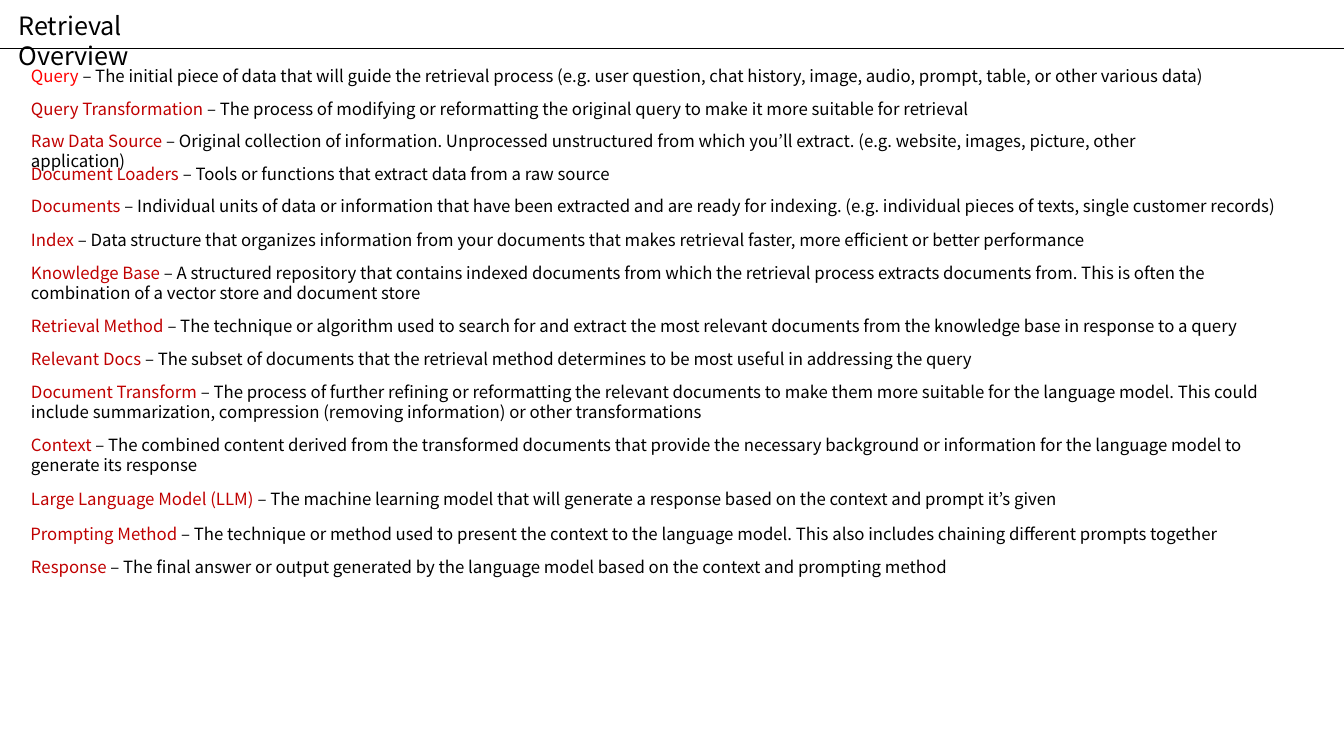
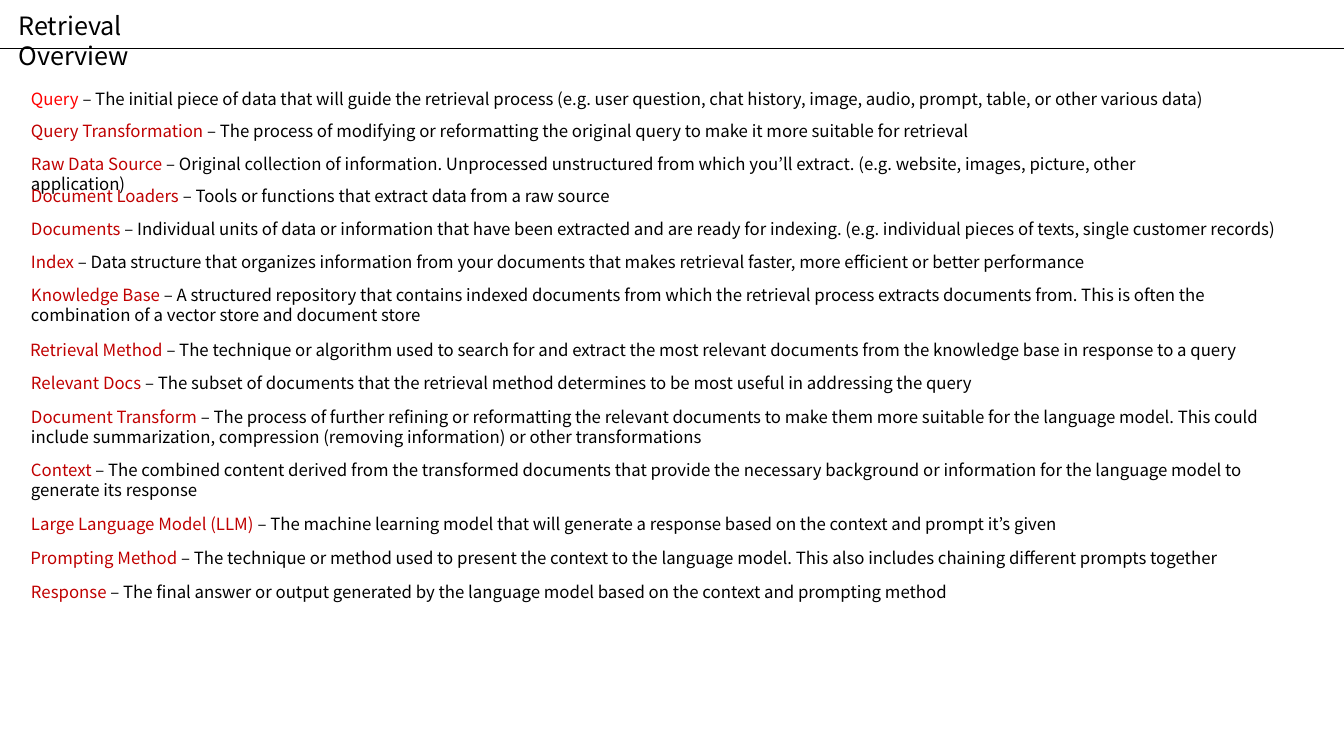
Before and after one commit to acho98/rag-playground, a slide deck: slide 4 of rag_playground.pptx. Drawn at 1344x756 pixels with LibreOffice and Linux fonts; fonts in the diff are those of the drawing. Boxes give left, top, right and bottom in pixels: in the first picture for what was removed or moved away, otherwise in the second. Text is boxed around its words. In the diff, an @@ line names an element or a change of style, - is before the commit and + after.

Commit message:
add slide

```diff
--- a/rag_playground.pptx
+++ b/rag_playground.pptx
@@ 4 texts: place and size @@
-4 texts at [31, 101, 1274, 250]
+4 texts at [31, 123, 1274, 272]
@@ 10 texts: place and size @@
-10 texts at [30, 65, 1258, 578]
+10 texts at [30, 91, 1258, 603]
```
Also in this commit, not shown: 1 other slide changed, 1 slide added, 1 slide removed, 1 other file.
